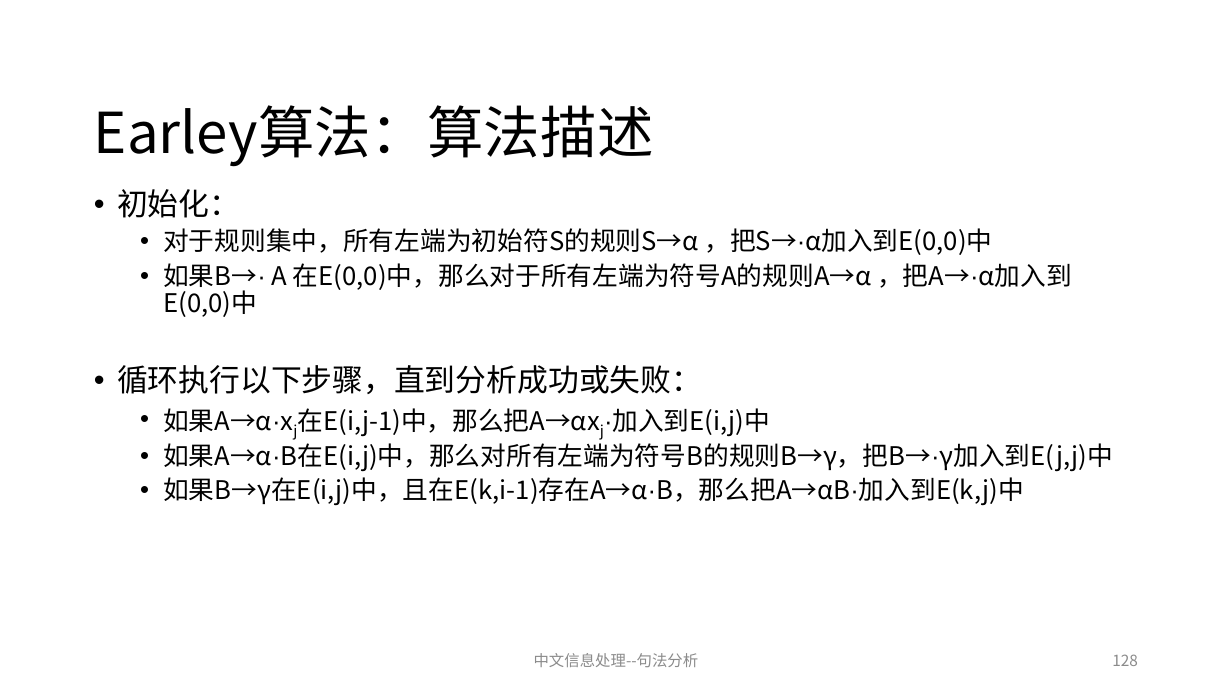
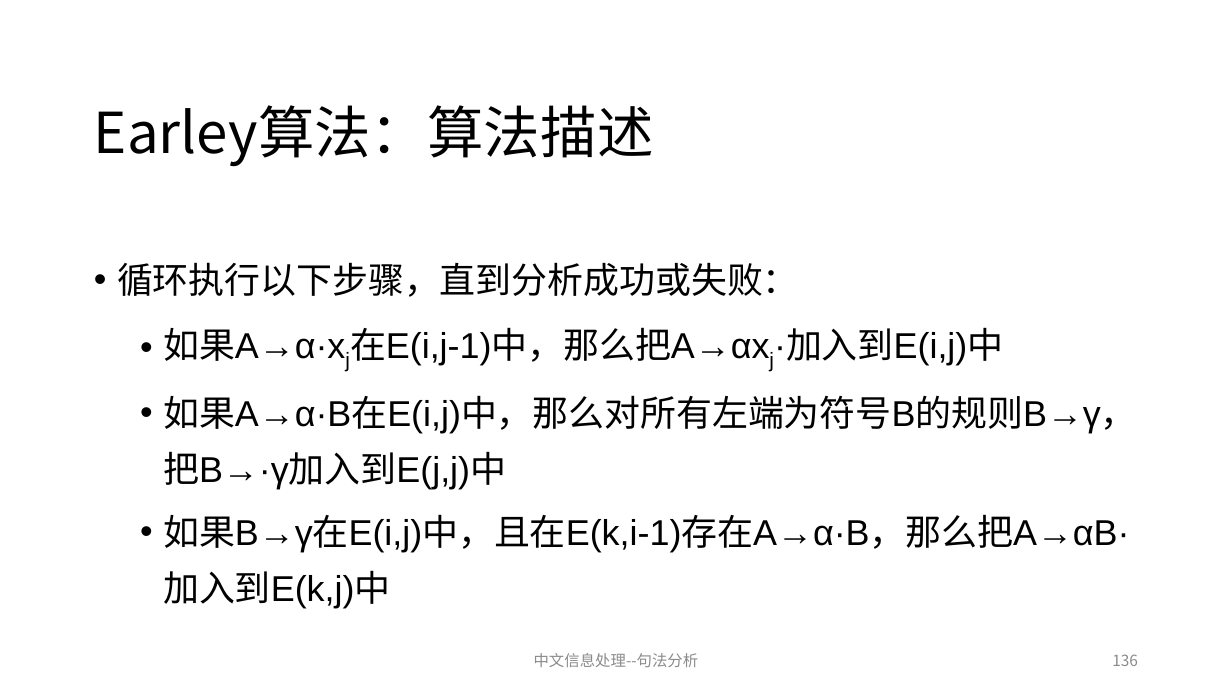
Before and after one commit to charlesXu86/Chatbot_CN, a slide deck: slide 136 of Chatbot_Doc/课程/NLP-6-句法分析.pptx (slide 128 before the commit). Drawn at 1232x693 pixels with LibreOffice and Linux fonts; fonts in the diff are those of the drawing. Boxes give left, top, right and bottom in pixels: in the first picture for what was removed or moved away, otherwise in the second. Text is boxed around its words. In the diff, an @@ line names an element or a change of style, - is before the commit and + after.

Commit message:
句法分析

```diff
--- a/Chatbot_Doc/课程/NLP-6-句法分析.pptx
+++ b/Chatbot_Doc/课程/NLP-6-句法分析.pptx
@@ text "循环执行以下步骤，直到分析成功或失败：" at [117, 262, 1137, 609]: size 24 to 28 pt in "循环执行以下步骤，直到分析成功或失败："; font Noto Sans CJK SC to Arial; size 20 to 28 pt in "如果A→α·xj在E(i,j-1)中，那么把A→αxj·加入到E(i,j)中", "如果A→α·B在E(i,j)中，那么对所有左端为符号B的规则B→γ，把B→·γ加入到E(j,j)中", "如果B→γ在E(i,j)中，且在E(k,i-1)存在A→α·B，那么把A→αB·加入到E(k,j)中"; line spacing 0.9 to 1.3 @@
@@ text at [117, 189, 1072, 317]: paragraphs removed @@
-• 初始化：
-  • 对于规则集中，所有左端为初始符S的规则S→α ，把S→·α加入到E(0,0)中
-  • 如果B→· A 在E(0,0)中，那么对于所有左端为符号A的规则A→α ，把A→·α加入到E(0,0)中
@@ page number at [1112, 654, 1138, 666]: text changed @@
-128
+136
```
Also in this commit, not shown: 12 other slides changed, 8 slides added.
